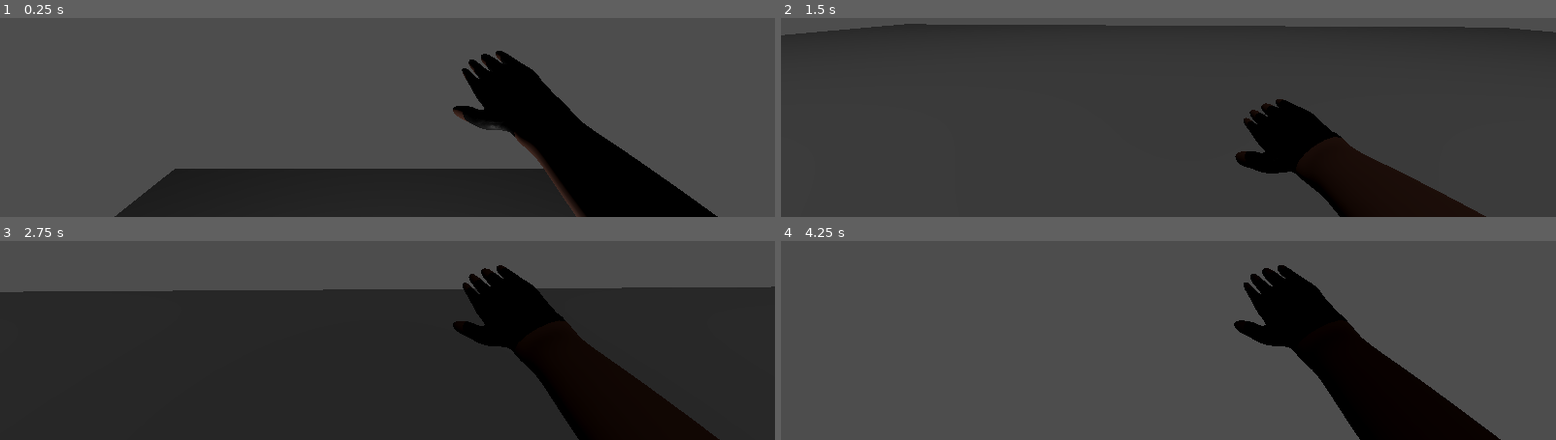
Above: before the commit, frames 1-4 (two rows, left to right).
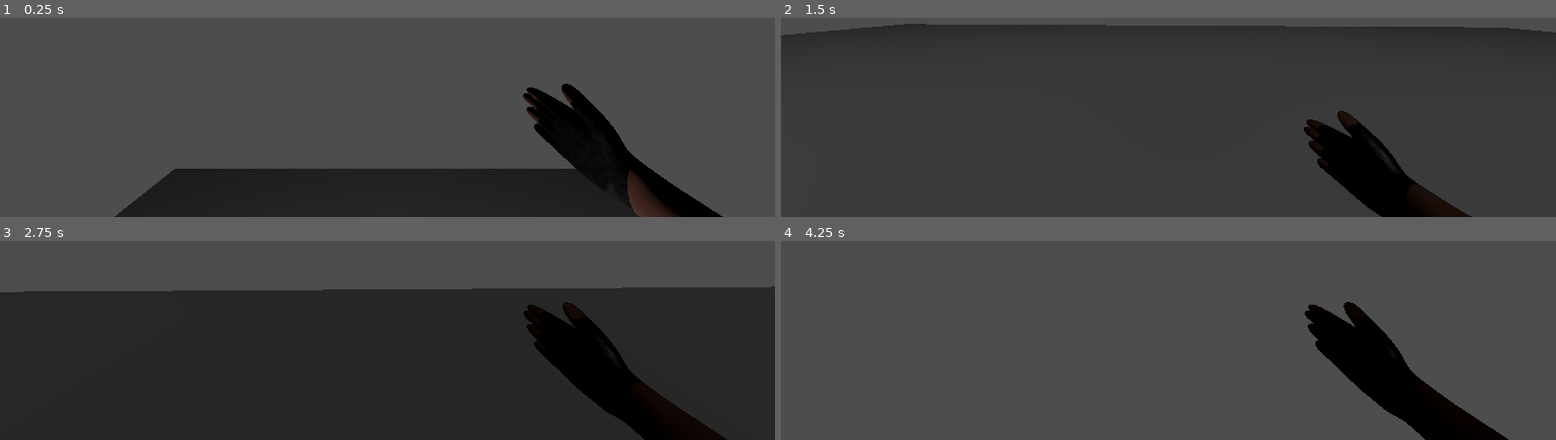
Above: after the commit, the same moments.

Repository: big-man-brendan/Vertigo
Game: Godot game, scene res://Scenes/test_bench.tscn
The game is run twice, just before and just after one commit, with the same random seed, the same clock (stepped at 60 frames per second) and the same inputs.
Inputs (mouse positions are in pixels of both pictures, inside the frame that each line leads up to):
- Up to frame 1 (0.25 s): no input
- Up to frame 2 (1.5 s): tap Enter (ui_accept) at 0.5, 0.77 s; move the mouse to (outside the picture) at 0.52 s; hold Shift (Shift, bound only after the commit) 0.53-1.28 s; hold W (Forward) from 0.53 s (still down); move the mouse to (outside the picture) at 1.27 s; tap Shift (Shift, bound only after the commit) at 1.35 s
- Up to frame 3 (2.75 s): keep holding W (Forward); tap Enter (ui_accept) at 1.52 s; move the mouse to (outside the picture) at 2.02 s; hold Shift (Shift, bound only after the commit) from 2.03 s (still down); tap Alt at 2.1 s
- Up to frame 4 (4.25 s): keep holding W (Forward); move the mouse to (outside the picture) at 2.77 s; release Shift (Shift, bound only after the commit) at 2.78 s; tap Shift (Shift, bound only after the commit) at 2.85 s; tap Enter (ui_accept) at 3.02, 3.77 s; move the mouse to (outside the picture) at 3.52 s; hold Shift (Shift, bound only after the commit) from 3.53 s (still down)

The runs differ from the first frame. In frame 1, 6.7% of the frame differs, in the area x 58-94%, y 16-100%; in frame 2, 6.5%; in frame 3, 6.5%; in frame 4, 6.5%.

Commit message:
Tried to add rolling but i was to geeked out

Diff:
--- a/Scenes/player.tscn
+++ b/Scenes/player.tscn
@@ -1,6 +1,7 @@
 [gd_scene format=3 uid="uid://cq7dehoggxw7w"]
 
 [ext_resource type="Script" uid="uid://iio56ia0yxmv" path="res://Scripts/player.gd" id="1_v0iea"]
+[ext_resource type="Script" uid="uid://u3bpucn4kn8u" path="res://Scripts/camera_3d.gd" id="2_6t5aa"]
 [ext_resource type="PackedScene" uid="uid://lnj3jioxstlu" path="res://Assets/right_hand.glb" id="2_cvnsp"]
 
 [sub_resource type="CapsuleShape3D" id="CapsuleShape3D_v0iea"]
@@ -15,6 +16,9 @@
 
 [node name="Camera3D" type="Camera3D" parent="Head" unique_id=1991187671]
 current = true
+script = ExtResource("2_6t5aa")
 
 [node name="right_hand" parent="Head/Camera3D" unique_id=2080185 instance=ExtResource("2_cvnsp")]
-transform = Transform3D(0.056291644, -0.032499995, -1.16415315e-10, 0.032432254, 0.056174308, 0.0041945996, -0.0020972998, -0.0036326298, 0.06486451, 0.5801579, -0.5393265, -0.49)
+transform = Transform3D(0.012153143, 0.06380893, 0.0023917016, -0.06384118, 0.012190504, -0.00083301787, -0.0012663071, -0.0021933129, 0.06495062, 0.9001882, -0.738808, -0.49)
+
+[connection signal="roll" from="." to="Head/Camera3D" method="_on_character_body_3d_roll"]
--- a/Scenes/test_bench.tscn
+++ b/Scenes/test_bench.tscn
@@ -53,7 +53,7 @@
 shape = SubResource("ConcavePolygonShape3D_7rxnx")
 
 [node name="Box5" type="MeshInstance3D" parent="." unique_id=140401155]
-transform = Transform3D(0.06363961, -0.4914392, 0, 0.06363961, 0.4914392, 0, 0, 0, 0.295, -0.0017061234, 1.4233656, 7.558117)
+transform = Transform3D(0.048702233, -1.543116, 0, 0.07568416, 0.9929844, 0, 0, 0, 0.295, 0.17987537, 2.3910866, 6.973)
 mesh = ExtResource("1_57gw7")
 surface_material_override/0 = SubResource("StandardMaterial3D_7rxnx")
 
--- /dev/null
+++ b/Scripts/camera_3d.gd
@@ -0,0 +1,15 @@
+extends Camera3D
+
+
+# Called when the node enters the scene tree for the first time.
+func _ready() -> void:
+	pass # Replace with function body.
+
+
+# Called every frame. 'delta' is the elapsed time since the previous frame.
+func _process(delta: float) -> void:
+	pass
+
+
+func _on_character_body_3d_roll() -> void:
+	pass
--- a/Scripts/player.gd
+++ b/Scripts/player.gd
@@ -8,6 +8,9 @@
 var new_pos = Vector3.ZERO
 var frames_since_vaultstart = 0
 var last_vault_cast = 0
+var old_y_velocity = 0
+
+signal roll
 
 func _ready() -> void:
 	Input.set_mouse_mode(Input.MOUSE_MODE_CAPTURED)
@@ -206,17 +209,33 @@
 
 	var movement = velocity.length()
 
+
+	#if vaulting:
+
 	if movement > 0:
 		var bob = sin(Time.get_ticks_msec() / 1000.0 * bob_speed) * bob_amount
 
-		hands.rotation.x = bob * 3
+		hands.rotation.x = bob * 2
+
 
 
 
 		# Add the gravity.
 		#different movement rules for being on the ground or not
 	if not is_on_floor():
+
+
+
+
+
+
 		if not vaulting:
+
+
+			old_y_velocity = velocity.y
+
+
+
 			velocity += get_gravity() * delta
 		#velocity += get_gravity() * delta
 
@@ -240,4 +259,15 @@
 			velocity.z = move_toward(velocity.z, 0, SPEED/3)
 
 
+
+
+
+	if old_y_velocity < -10:
+		print("You gotta roll")
+		if Input.is_action_pressed("Shift"):
+			print("roll")
+
+
+
+
 	move_and_slide()
--- a/project.godot
+++ b/project.godot
@@ -41,6 +41,11 @@
 "events": [Object(InputEventKey,"resource_local_to_scene":false,"resource_name":"","device":-1,"window_id":0,"alt_press …(192 unchanged characters)…
 ]
 }
+Shift={
+"deadzone": 0.0,
+"events": [Object(InputEventKey,"resource_local_to_scene":false,"resource_name":"","device":-1,"window_id":0,"alt_pressed":false,"shift_pressed":false,"ctrl_pressed":false,"meta_pressed":false,"pressed":false,"keycode":0,"physical_keycode":4194325,"key_label":0,"unicode":0,"location":0,"echo":false,"script":null)
+]
+}
 
 [physics]
 
Not shown, added: Scripts/camera_3d.gd.uid
Not shown, added: export_presets.cfg
